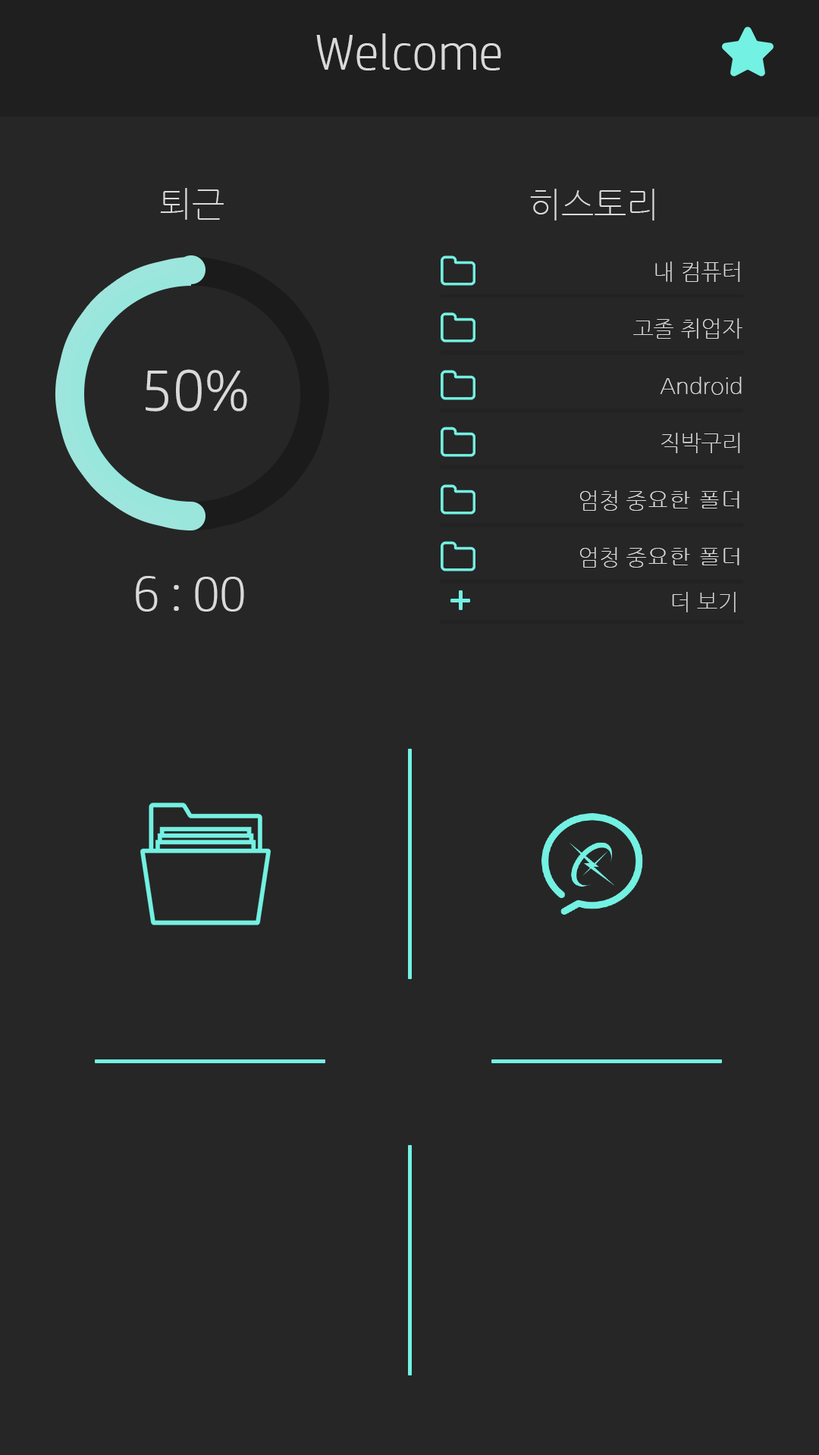
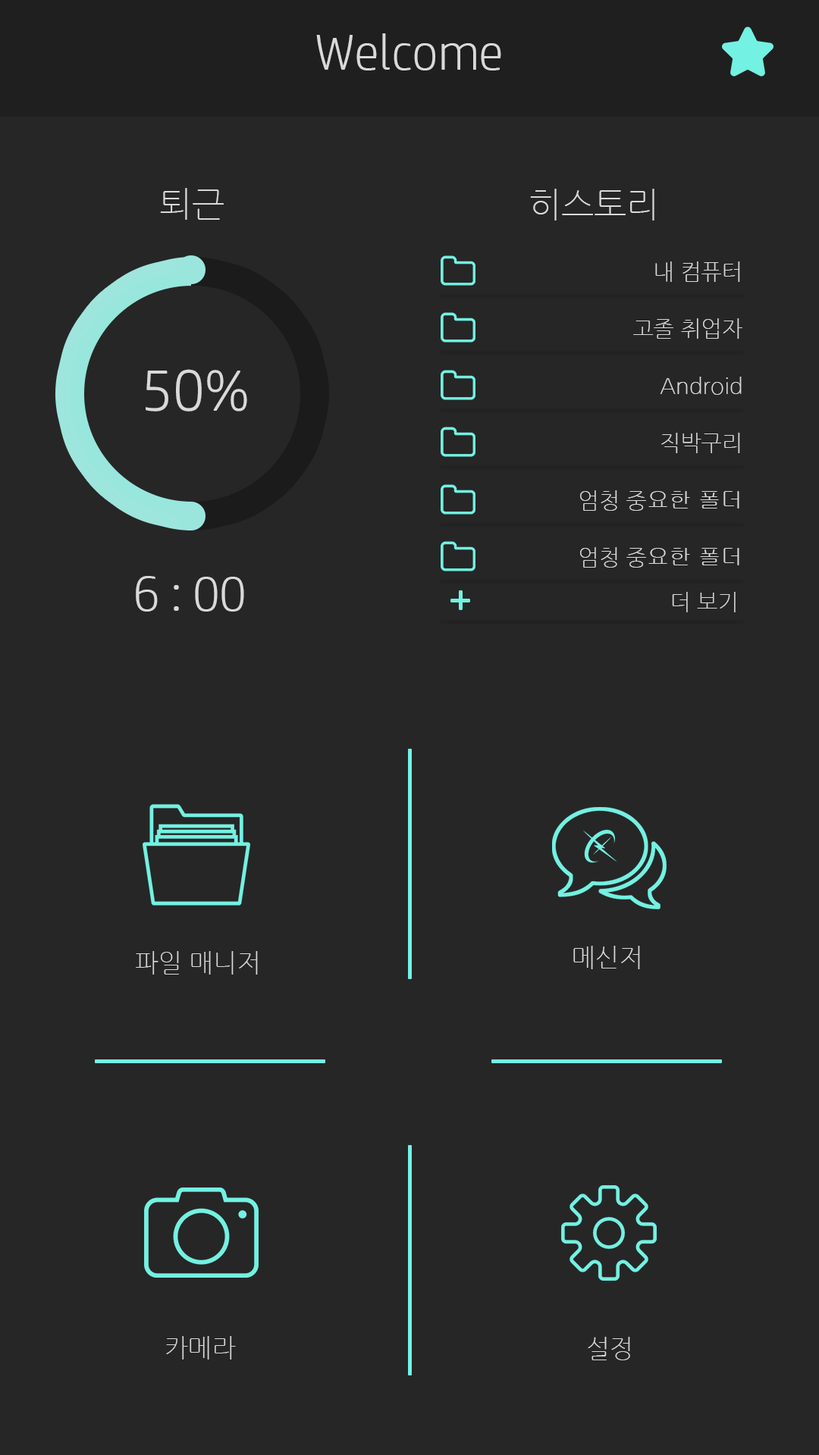
Revision of a layered 819×1455 image; what changed, layer by layer:
added group "설정" (1st of 2) with 2 layers above "카메라" over [560, 1185, 657, 1361]
added layer "설정" (2nd of 2, in "설정") in group "설정" over [587, 1337, 630, 1361]
added layer "settings" in group "설정" over [560, 1185, 657, 1281]
added group "카메라" (1st of 2) with 2 layers above "메신저" over [144, 1187, 259, 1360]
added layer "카메라" (2nd of 2, in "카메라") in group "카메라" over [165, 1336, 236, 1360]
added layer "photo-camera (1)" in group "카메라" over [144, 1187, 259, 1278]
added group "메신저" (1st of 2) with 2 layers above "파일매니저" over [551, 807, 667, 970]
added layer "메신저" (2nd of 2, in "메신저") in group "메신저" over [573, 945, 640, 970]
moved "facebook-messenger-logo" into group "메신저", painted on it over [541, 807, 667, 915]
added group "파일매니저" with 2 layers above "cross head" over [135, 804, 258, 975]
added layer "파일 매니저" in group "파일매니저" over [135, 951, 258, 975]
moved "folder" into group "파일매니저", painted on it over [140, 802, 271, 926]
